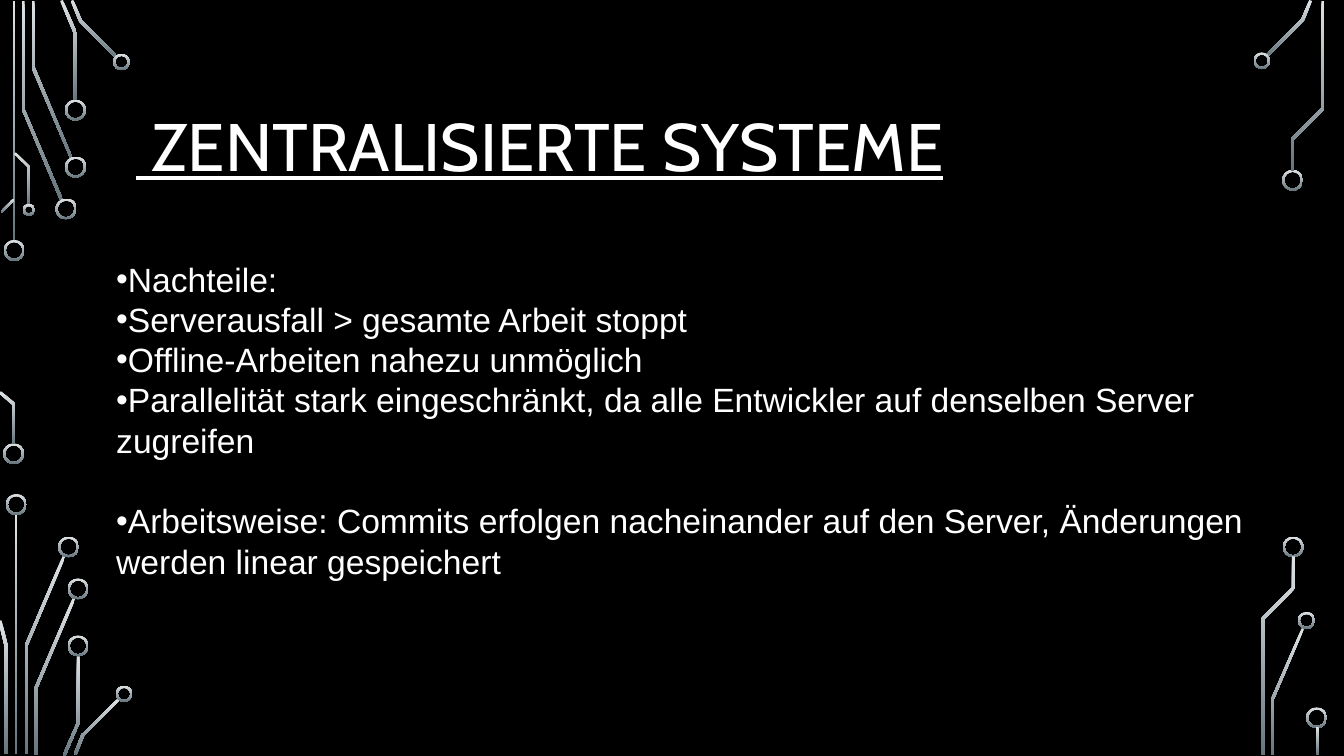
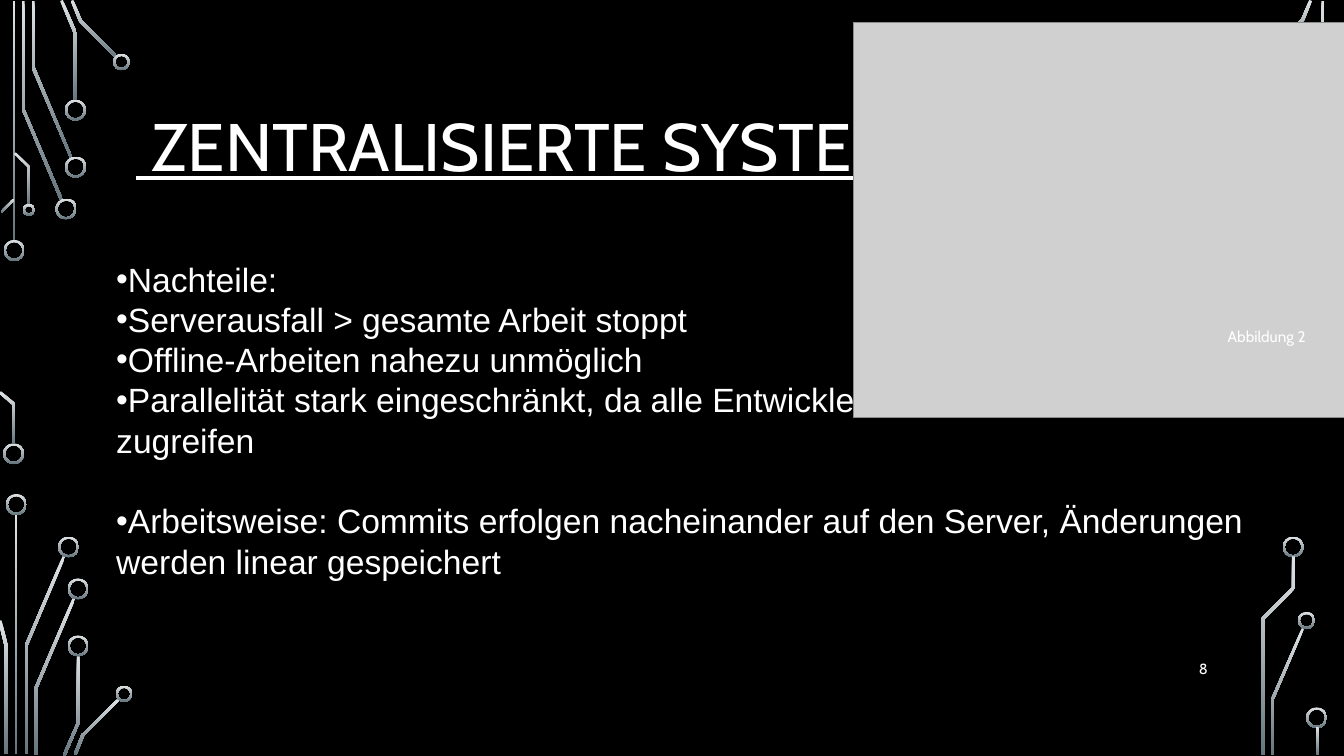
Before and after one commit to Igelkaempfer/Versionsverwaltungssystem-Poster, a slide deck: slide 8 of Versionskontrollsysteme im Softwareengineering (1).pptx (slide 7 before the commit). Drawn at 1344x756 pixels with LibreOffice and Linux fonts; fonts in the diff are those of the drawing; grey boxes stand for pictures; background and template pictures are left out. Boxes give left, top, right and bottom in pixels: in the first picture for what was removed or moved away, otherwise in the second. Text is boxed around its words. In the diff, an @@ line names an element or a change of style, - is before the commit and + after.

```diff
--- a/Versionskontrollsysteme im Softwareengineering (1).pptx
+++ b/Versionskontrollsysteme im Softwareengineering (1).pptx
@@ picture added at [854,22,1344,417] @@
@@ freeform shape removed at [1253,52,1270,70] @@
@@ freeform shape removed at [1282,169,1304,191] @@
@@ text added at [1228,331,1306,345], 11 pt, text #FFFFFF @@
+Abbildung 2
@@ page number added at [1199,663,1208,674], 10.5 pt, text #FFFFFF @@
+8
```
Also in this commit, not shown: 17 other slides changed, 9 slides added, 2 slides removed.
